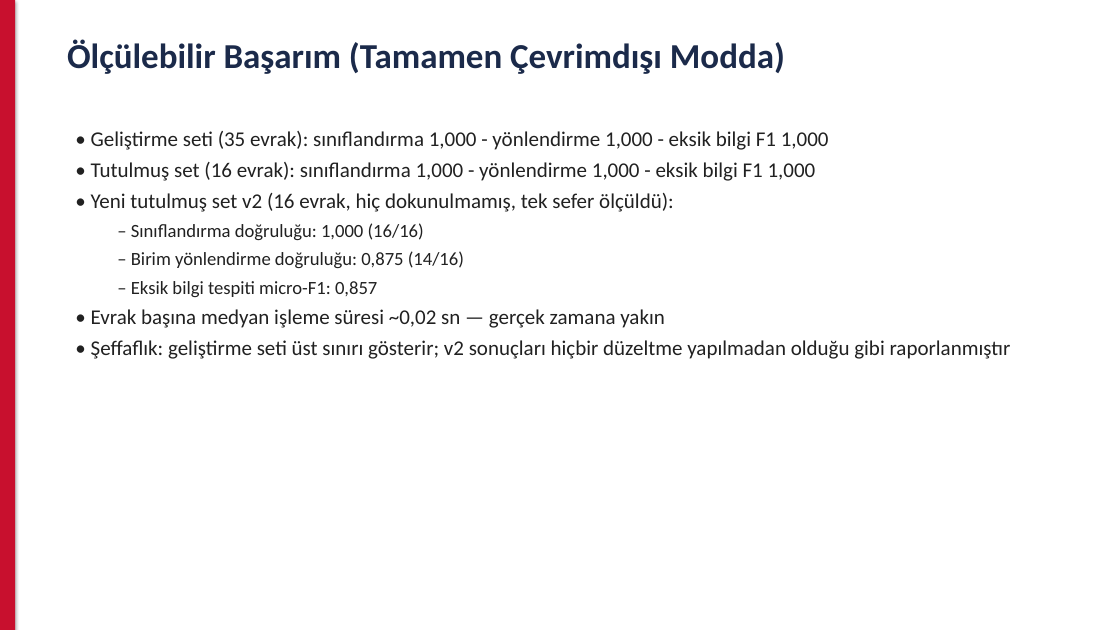
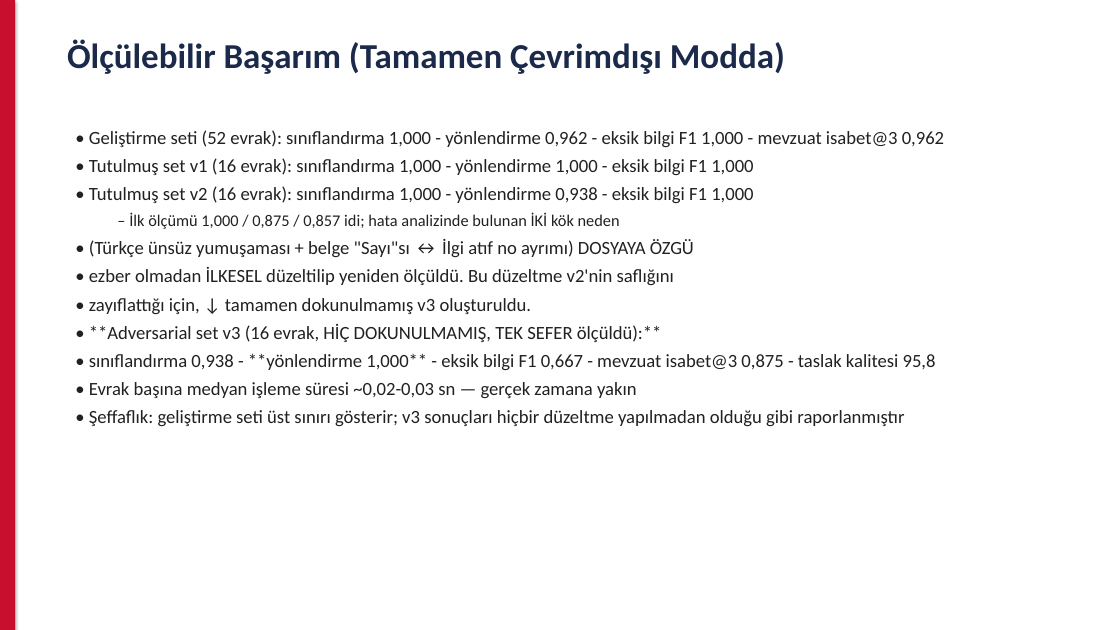
Before and after one commit to msgxr/teknofest-2026-kamu-evrak-akilli-ajan, a slide deck: slide 9 of presentations/on_degerlendirme_sunumu.pptx. Drawn at 1120x630 pixels with LibreOffice and Linux fonts; fonts in the diff are those of the drawing. Boxes give left, top, right and bottom in pixels: in the first picture for what was removed or moved away, otherwise in the second. Text is boxed around its words. In the diff, an @@ line names an element or a change of style, - is before the commit and + after.

Commit message:
fix(sunum): v2/v3 tutulmus set sayilari rapor ile hizalandi + guncel veri sayilari
Sunumun basarim slaydi v2'yi ILK olcum sayilariyla (yon 0,875 / F1 0,857)
"hic dokunulmamis, tek sefer olculdu" diye gosteriyordu; ancak teknik rapor
ve committed eval_report_heldout_v2.json v2'yi 2 ilkesel kok-neden duzeltmesi
SONRASI (yon 0,938 / F1 1,000) raporluyor. Olgusal tutarsizlik giderildi:
- v2 dogru gosterildi: ilk olcum 0,875/0,857 -> ilkesel duzeltme -> 0,938/1,000
- "dokunulmamis, TEK SEFER olculdu" durustluk karti dogru sahibine (adversarial
  v3) tasindi: sinif 0,938 / yon 1,000 / eksik F1 0,667 / isabet@3 0,875 / kalite 95,8
- juri notu v3 hikayesiyle ve gercek hata desenleriyle guncellendi
- toplam veri 67 -> 100 evrak (52 gelistirme + 16 v1 + 16 v2 + 16 v3)
- gelistirme seti 35 -> 52; yol haritasi: ChromaDB yerine kurulu hibrit
  semantik katman (e5 + bge-reranker), "v2 uzerinde" yerine dokunulmamis setler

PPTX kaynaktan yeniden uretildi (12 slayt). Butun sayilar committed
eval_report*.json ile birebir dogrulandi.

```diff
--- a/presentations/on_degerlendirme_sunumu.pptx
+++ b/presentations/on_degerlendirme_sunumu.pptx
@@ text at (89,130,944,426): text changed; size 18 to 16 pt @@
-• Geliştirme seti (35 evrak): sınıflandırma 1,000 - yönlendirme 1,000 - eksik bilgi F1 1,000
-• Tutulmuş set (16 evrak): sınıflandırma 1,000 - yönlendirme 1,000 - eksik bilgi F1 1,000
-• Yeni tutulmuş set v2 (16 evrak, hiç dokunulmamış, tek sefer ölçüldü):
-  – Sınıflandırma doğruluğu: 1,000 (16/16)
-  – Birim yönlendirme doğruluğu: 0,875 (14/16)
-  – Eksik bilgi tespiti micro-F1: 0,857
-• Evrak başına medyan işleme süresi ~0,02 sn — gerçek zamana yakın
-• Şeffaflık: geliştirme seti üst sınırı gösterir; v2 sonuçları hiçbir düzeltme yapılmadan olduğu gibi raporlanmıştır
+• Geliştirme seti (52 evrak): sınıflandırma 1,000 - yönlendirme 0,962 - eksik bilgi F1 1,000 - mevzuat isabet@3 0,962
+• Tutulmuş set v1 (16 evrak): sınıflandırma 1,000 - yönlendirme 1,000 - eksik bilgi F1 1,000
+• Tutulmuş set v2 (16 evrak): sınıflandırma 1,000 - yönlendirme 0,938 - eksik bilgi F1 1,000
+  – İlk ölçümü 1,000 / 0,875 / 0,857 idi; hata analizinde bulunan İKİ kök neden
+• (Türkçe ünsüz yumuşaması + belge "Sayı"sı ↔ İlgi atıf no ayrımı) DOSYAYA ÖZGÜ
+• ezber olmadan İLKESEL düzeltilip yeniden ölçüldü. Bu düzeltme v2'nin saflığını
+• zayıflattığı için, ↓ tamamen dokunulmamış v3 oluşturuldu.
+• **Adversarial set v3 (16 evrak, HİÇ DOKUNULMAMIŞ, TEK SEFER ölçüldü):**
+• sınıflandırma 0,938 - **yönlendirme 1,000** - eksik bilgi F1 0,667 - mevzuat isabet@3 0,875 - taslak kalitesi 95,8
+• Evrak başına medyan işleme süresi ~0,02-0,03 sn — gerçek zamana yakın
+• Şeffaflık: geliştirme seti üst sınırı gösterir; v3 sonuçları hiçbir düzeltme yapılmadan olduğu gibi raporlanmıştır
```
Also in this commit, not shown: 2 other slides changed, 1 other file.
